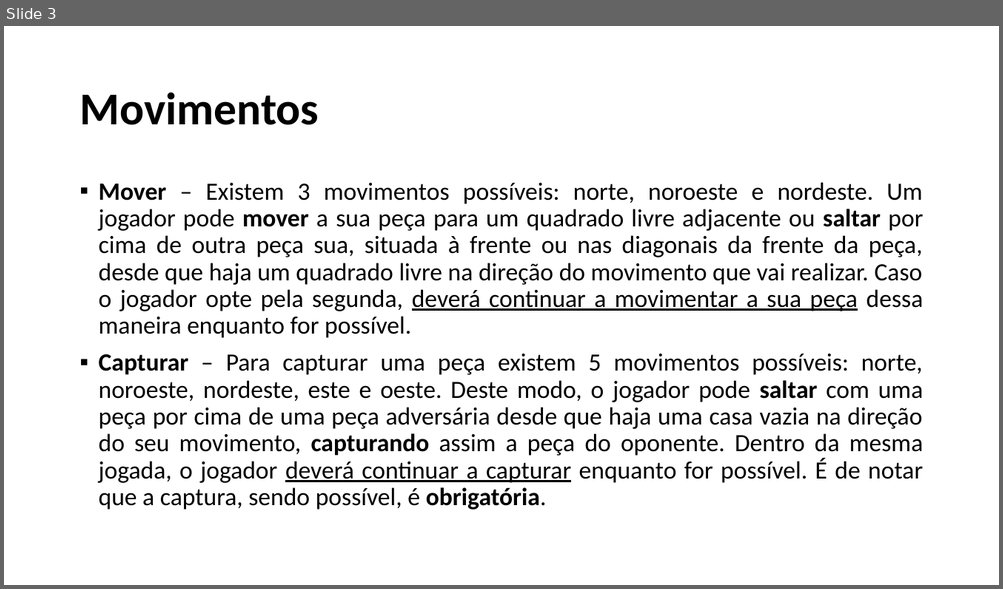
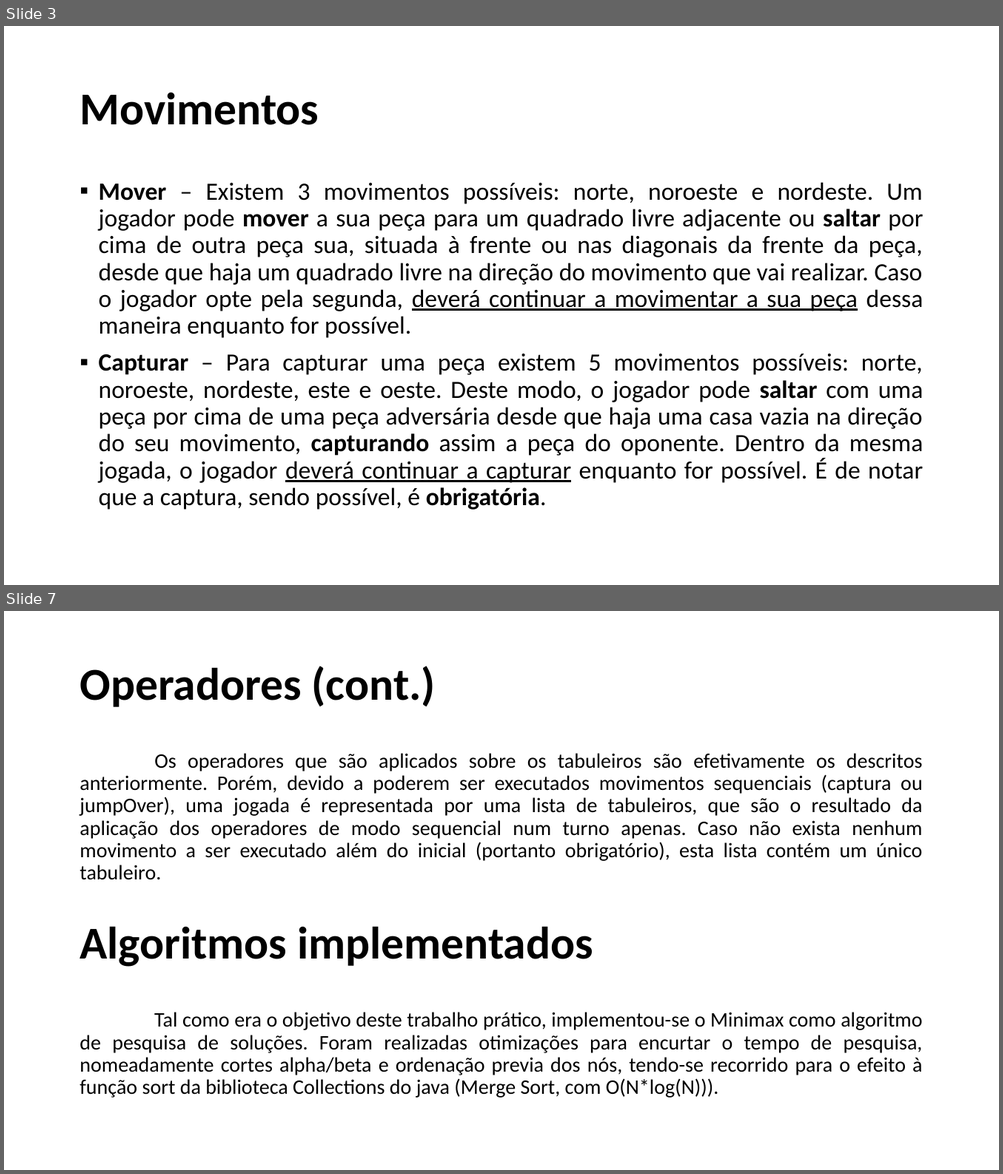
Before and after one commit to SergioDias47/Eximo, a slide deck: docs/IART-Eximo.pptx. Shown one above the other, each under a label of ours: slide 3 before the commit, slides 3 and 7 after it; the slides between them are not shown. The pictures are 1003x589 and 1003x1174 pixels, drawn with LibreOffice and Linux fonts; fonts in the diff are those of the drawing. Boxes give left, top, right and bottom in pixels: in the first picture for what was removed or moved away, otherwise in the second. Text is boxed around its words. In the diff, an @@ line names an element or a change of style, - is before the commit and + after.

Commit message:
Modifications to the ppt and created minimax without pruning

```diff
--- a/docs/IART-Eximo.pptx
+++ b/docs/IART-Eximo.pptx
@@ slide 7 added at (4, 611, 999, 1170), background #FFFFFF @@
@@ title added at (79, 666, 435, 707), 44 pt, text #000000, bold @@
+Operadores (cont.)
@@ text added at (79, 753, 922, 880), 20 pt, text #000000 @@
+Os operadores que são aplicados sobre os tabuleiros são efetivamente os descritos anteriormente. Porém, devido a poderem ser executados movimentos sequenciais (captura ou jumpOver), uma jogada é representada por uma lista de tabuleiros, que são o resultado da aplicação dos operadores de modo sequencial num turno apenas. Caso não exista nenhum movimento a ser executado além do inicial (portanto obrigatório), esta lista contém um único tabuleiro.
@@ text added at (79, 926, 593, 967), 44 pt, text #000000, bold @@
+Algoritmos implementados
@@ text added at (79, 1012, 922, 1098), 20 pt, text #000000 @@
+Tal como era o objetivo deste trabalho prático, implementou-se o Minimax como algoritmo de pesquisa de soluções. Foram realizadas otimizações para encurtar o tempo de pesquisa, nomeadamente cortes alpha/beta e ordenação previa dos nós, tendo-se recorrido para o efeito à função sort da biblioteca Collections do java (Merge Sort, com O(N*log(N))).
```
Also in this commit, not shown: 5 slides changed, 6 other slides added, 3 other files.
